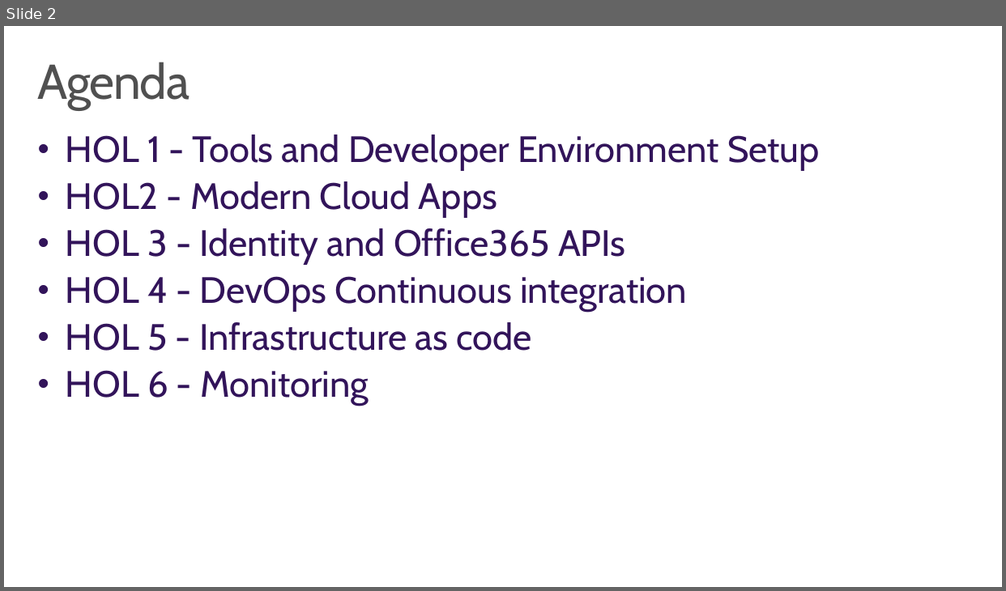
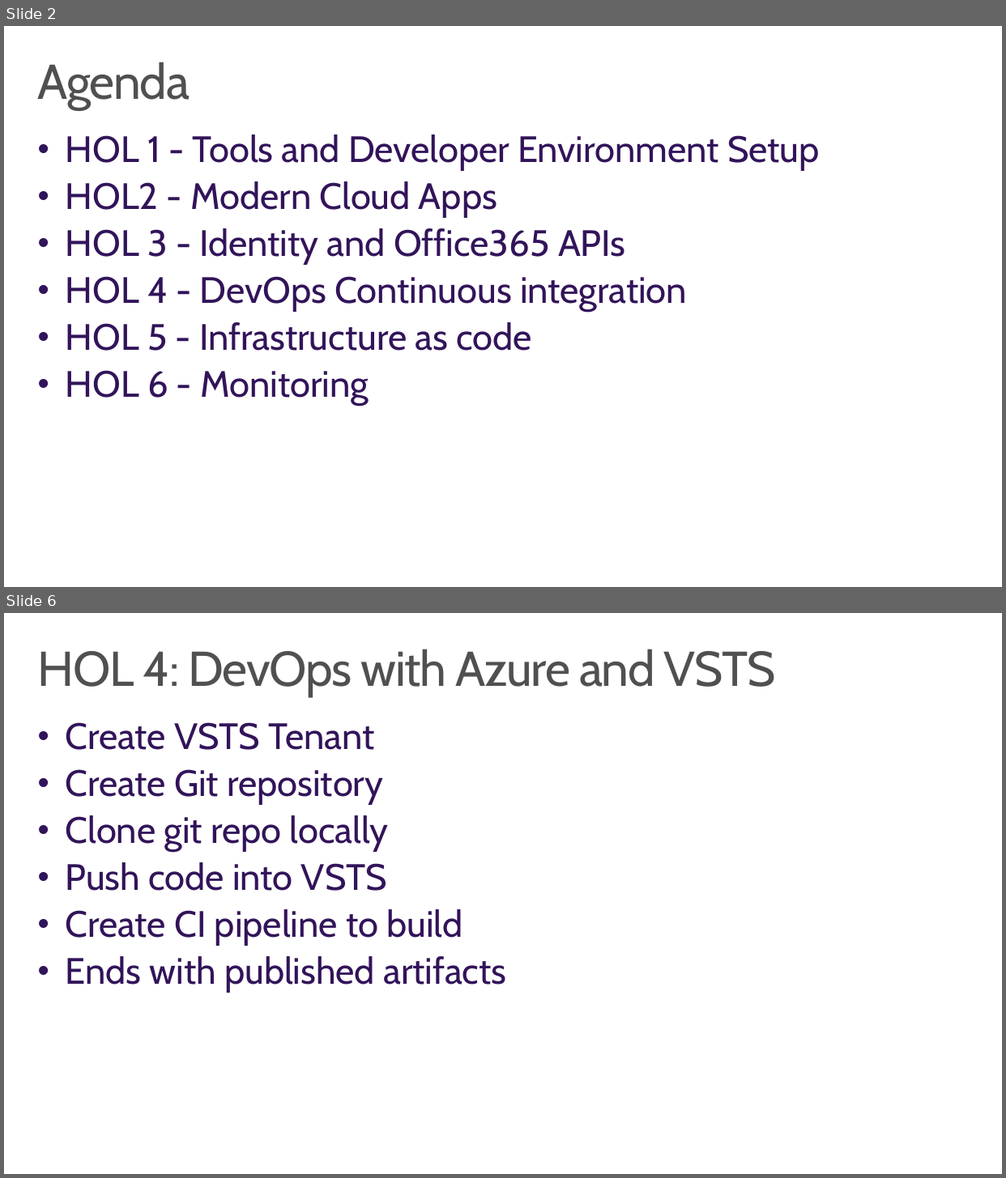
Before and after one commit to wely/DevCamp, a slide deck: Presentation/Module00-Hols.pptx. Shown one above the other, each under a label of ours: slide 2 before the commit, slides 2 and 6 after it; the slides between them are not shown. The pictures are 1006x591 and 1006x1178 pixels, drawn with LibreOffice and Linux fonts; fonts in the diff are those of the drawing; background and template pictures are left out. Boxes give left, top, right and bottom in pixels: in the first picture for what was removed or moved away, otherwise in the second. Text is boxed around its words. In the diff, an @@ line names an element or a change of style, - is before the commit and + after.

```diff
--- a/Presentation/Module00-Hols.pptx
+++ b/Presentation/Module00-Hols.pptx
@@ slide 6 added at box(4, 613, 1002, 1174), background #FFFFFF @@
@@ title added at box(38, 649, 776, 696), 48 pt, text #505050 @@
+HOL 4: DevOps with Azure and VSTS
@@ text added at box(66, 722, 506, 993), 36 pt, text #32145A @@
+• Create VSTS Tenant
+• Create Git repository
+• Clone git repo locally
+• Push code into VSTS
+• Create CI pipeline to build
+• Ends with published artifacts
```
Also in this commit, not shown: 5 other slides added, 1 slide removed.
